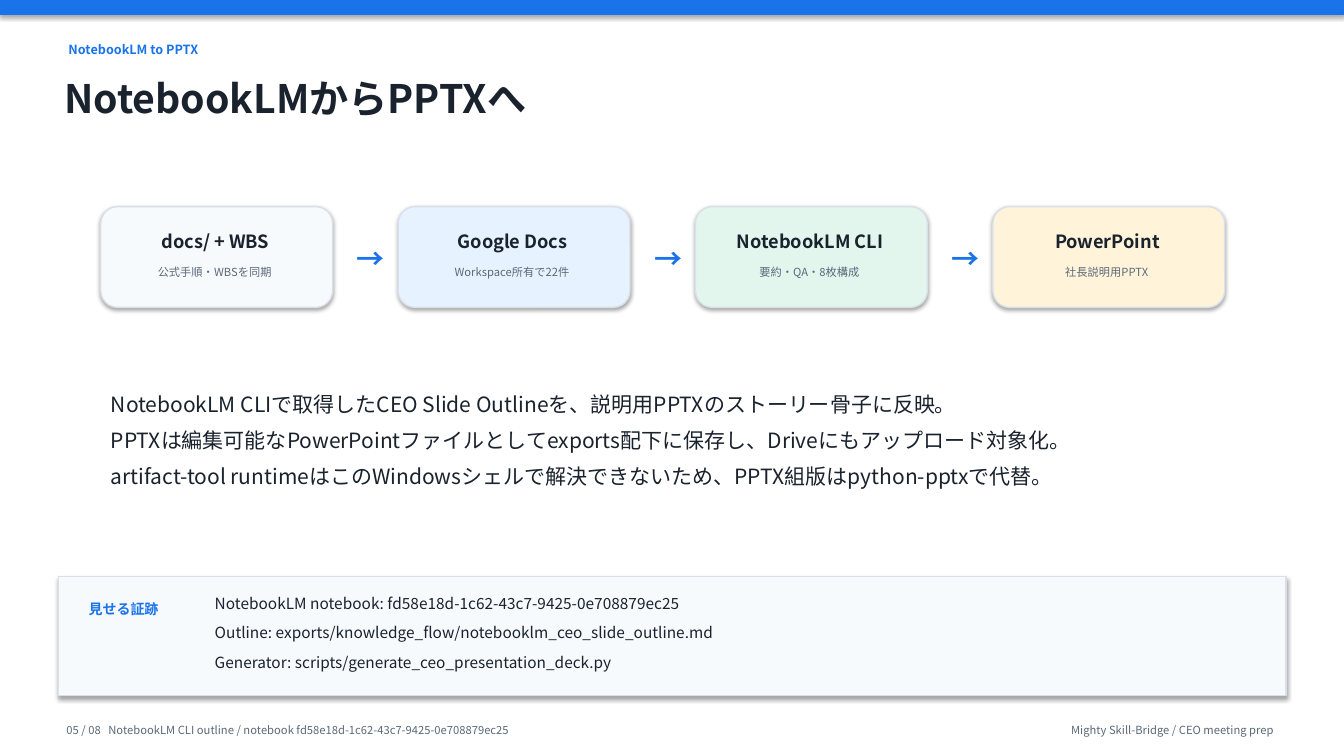
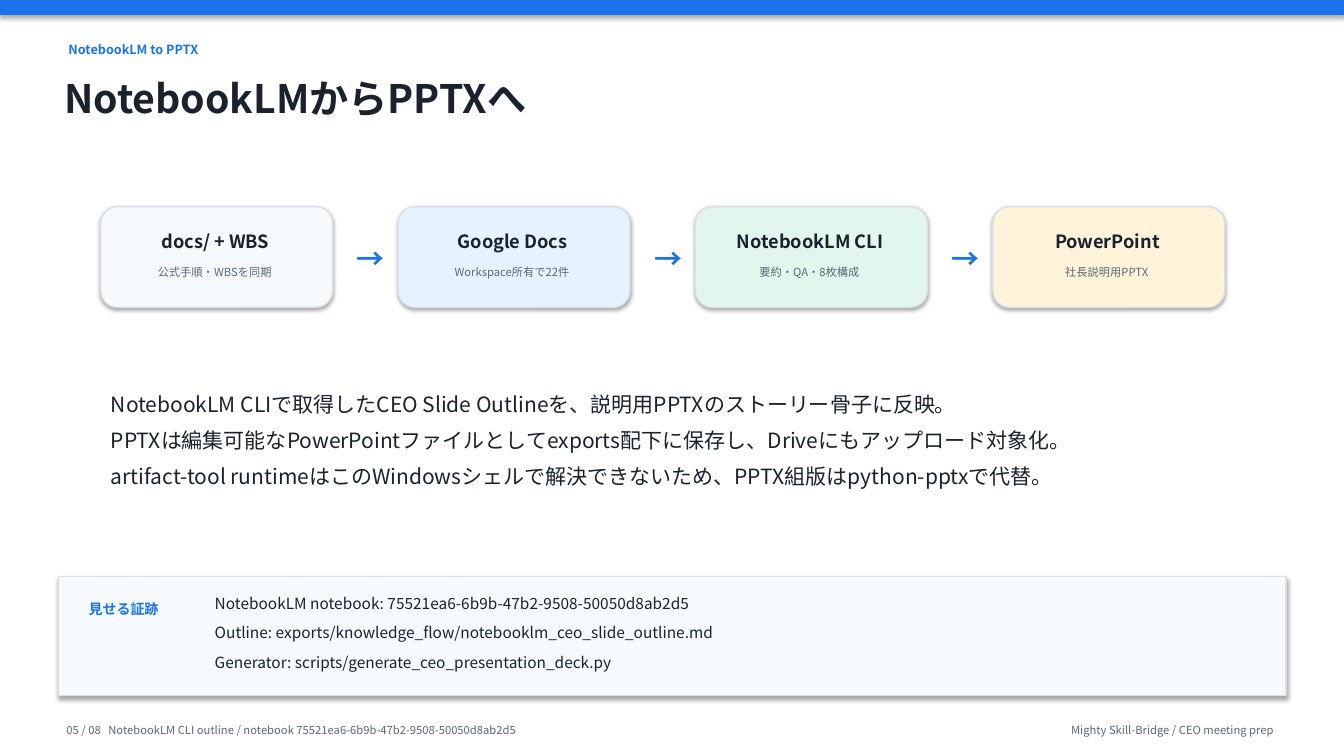
Before and after one commit to kanta13jp1/mighty-link-ai-connect, a slide deck: slide 5 of exports/knowledge_flow/mighty_skill_bridge_ceo_presentation_2026-06-02.pptx. Drawn at 1344x756 pixels with LibreOffice and Linux fonts; fonts in the diff are those of the drawing. Boxes give left, top, right and bottom in pixels: in the first picture for what was removed or moved away, otherwise in the second. Text is boxed around its words. In the diff, an @@ line names an element or a change of style, - is before the commit and + after.

```diff
--- a/exports/knowledge_flow/mighty_skill_bridge_ceo_presentation_2026-06-02.pptx
+++ b/exports/knowledge_flow/mighty_skill_bridge_ceo_presentation_2026-06-02.pptx
@@ text at <box>215,596,688,609</box>: text changed @@
-NotebookLM notebook: fd58e18d-1c62-43c7-9425-0e708879ec25
+NotebookLM notebook: 75521ea6-6b9b-47b2-9508-50050d8ab2d5
@@ text at <box>66,725,515,734</box>: text changed @@
-05 / 08 NotebookLM CLI outline / notebook fd58e18d-1c62-43c7-9425-0e708879ec25
+05 / 08 NotebookLM CLI outline / notebook 75521ea6-6b9b-47b2-9508-50050d8ab2d5
```
Also in this commit, not shown: 7 other slides changed, 28 other files.
